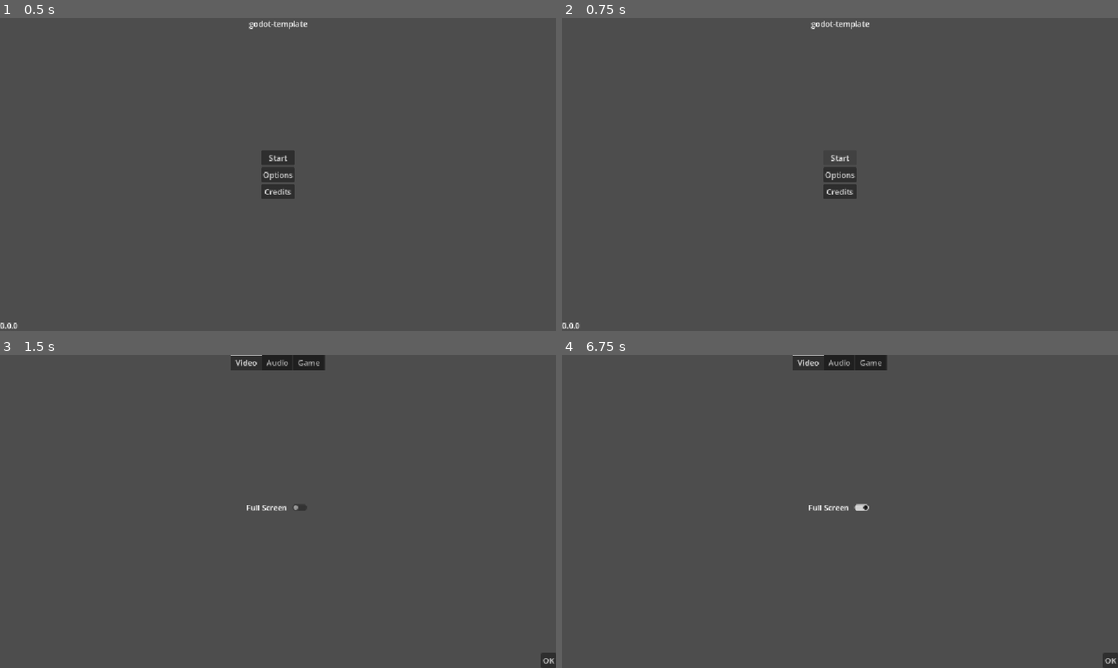
Above: before the commit, frames 1-4 (two rows, left to right).
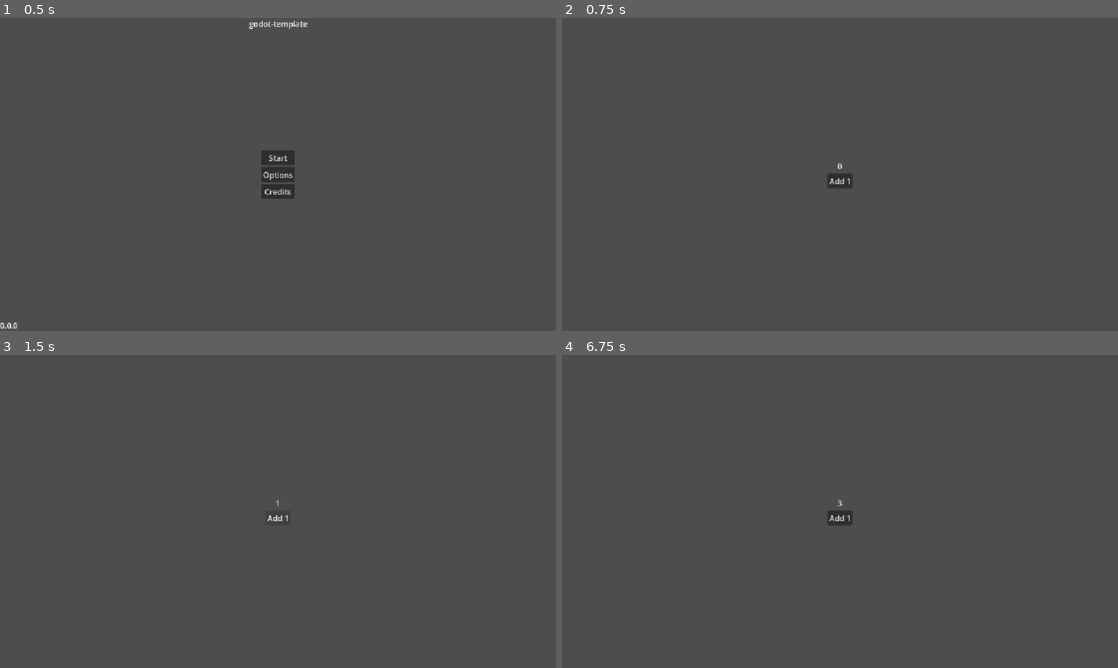
Above: after the commit, the same moments.

Repository: arko-poet/godot-template
Game: Godot game, scene res://scenes/menus/main_menu.tscn
Same seed, same stepped clock (60 frames per second), same inputs: the game is played once before the commit and once after it.
Inputs (mouse positions are in pixels of both pictures, inside the frame that each line leads up to):
- Up to frame 1 (0.5 s): no input
- Up to frame 2 (0.75 s): click "Start" at 0.5 s
- Up to frame 3 (1.5 s): click (278, 517) at 1.25 s, where only the run after the commit has a clickable "Add 1"
- Up to frame 4 (6.75 s): click (840, 495) at 2 s, where only the run before the commit has a clickable "Start"; click (1112, 661) at 2.75 s, where only the run before the commit has a clickable "OK"; click (840, 517) at 3.5 s, where only the run after the commit has a clickable "Add 1"; click (1112, 661) at 4.25 s, where only the run before the commit has a clickable "OK"; click (840, 495) at 5 s, where only the run before the commit has a clickable "Start"; click (840, 517) at 5.75 s, where only the run after the commit has a clickable "Add 1"; click (862, 508) at 6.52 s

Frame 1 is identical in both runs. In frame 2, 0.6% of the frame differs, in the area x 0-56%, y 0-100%; in frame 3, 1.0%; in frame 4, 1.2%, in the area x 41-100%, y 0-100%.

Commit message:
add example game scene

Diff:
--- a/project/project.godot
+++ b/project/project.godot
@@ -31,10 +31,11 @@
 "res://addons/": "red",
 "res://art/": "orange",
 "res://audio/": "yellow",
-"res://resources/": "green",
-"res://scenes/": "teal",
-"res://scripts/": "blue",
-"res://shaders/": "purple"
+"res://other_assets/": "green",
+"res://resources/": "teal",
+"res://scenes/": "blue",
+"res://scripts/": "purple",
+"res://shaders/": "pink"
 }
 
 [physics]
--- /dev/null
+++ b/project/scenes/example_game/example_game.gd
@@ -0,0 +1,12 @@
+extends Node
+
+var count := 0:
+	set(value):
+		count = value
+		counter_label.text = str(count)
+
+@onready var counter_label: Label = %CounterLabel
+
+
+func _on_counter_button_pressed() -> void:
+	count += 1
--- /dev/null
+++ b/project/scenes/example_game/example_game.tscn
@@ -0,0 +1,41 @@
+[gd_scene format=3 uid="uid://d1ujue4jtg46f"]
+
+[ext_resource type="Script" uid="uid://crovuo8whtepl" path="res://scenes/example_game/example_game.gd" id="1_s4vru"]
+
+[node name="ExampleGame" type="Node" unique_id=1441384683]
+script = ExtResource("1_s4vru")
+
+[node name="UI" type="Control" parent="." unique_id=1529235199]
+layout_mode = 3
+anchors_preset = 15
+anchor_right = 1.0
+anchor_bottom = 1.0
+grow_horizontal = 2
+grow_vertical = 2
+
+[node name="CounterContainer" type="VBoxContainer" parent="UI" unique_id=896913002]
+layout_mode = 1
+anchors_preset = 8
+anchor_left = 0.5
+anchor_top = 0.5
+anchor_right = 0.5
+anchor_bottom = 0.5
+offset_left = -20.0
+offset_top = -20.0
+offset_right = 20.0
+offset_bottom = 20.0
+grow_horizontal = 2
+grow_vertical = 2
+
+[node name="CounterLabel" type="Label" parent="UI/CounterContainer" unique_id=570449626]
+unique_name_in_owner = true
+layout_mode = 2
+text = "0"
+horizontal_alignment = 1
+vertical_alignment = 1
+
+[node name="CounterButton" type="Button" parent="UI/CounterContainer" unique_id=576485844]
+layout_mode = 2
+text = "Add 1"
+
+[connection signal="pressed" from="UI/CounterContainer/CounterButton" to="." method="_on_counter_button_pressed"]
--- a/project/scenes/menus/main_menu.gd
+++ b/project/scenes/menus/main_menu.gd
@@ -1,5 +1,6 @@
 extends Node
 
+@export var game_scene: PackedScene
 @export var options_menu_scene: PackedScene
 @export var credits_scene: PackedScene
 
@@ -24,3 +25,9 @@
 func _on_credits_button_pressed() -> void:
 	var credits := credits_scene.instantiate()
 	add_child(credits)
+
+
+func _on_start_game_button_pressed() -> void:
+	var game := game_scene.instantiate()
+	get_tree().root.add_child(game)
+	queue_free()
--- a/project/scenes/menus/main_menu.tscn
+++ b/project/scenes/menus/main_menu.tscn
@@ -2,10 +2,12 @@
 
 [ext_resource type="Script" uid="uid://dckrafdur0rqe" path="res://scenes/menus/main_menu.gd" id="1_ovrgc"]
 [ext_resource type="PackedScene" uid="uid://yt0chm4uh8tb" path="res://scenes/menus/options_menu.tscn" id="2_2o76q"]
+[ext_resource type="PackedScene" uid="uid://d1ujue4jtg46f" path="res://scenes/example_game/example_game.tscn" id="2_6bivr"]
 [ext_resource type="PackedScene" uid="uid://u4wnoweg0bmu" path="res://scenes/menus/credits.tscn" id="3_2o76q"]
 
 [node name="MainMenu" type="Node" unique_id=939735052]
 script = ExtResource("1_ovrgc")
+game_scene = ExtResource("2_6bivr")
 options_menu_scene = ExtResource("2_2o76q")
 credits_scene = ExtResource("3_2o76q")
 
@@ -69,5 +71,6 @@
 grow_vertical = 0
 text = "0.0.0"
 
+[connection signal="pressed" from="UI/MenuButtons/StartGameButton" to="." method="_on_start_game_button_pressed"]
 [connection signal="pressed" from="UI/MenuButtons/OptionsButton" to="." method="_on_options_button_pressed"]
 [connection signal="pressed" from="UI/MenuButtons/CreditsButton" to="." method="_on_credits_button_pressed"]
Not shown, added: project/scenes/example_game/example_game.gd.uid
Not shown, changed: docs/dev_notes/dev-notes/.obsidian/workspace.json
Not shown, changed: docs/dev_notes/dev-notes/27-08-2026.md
